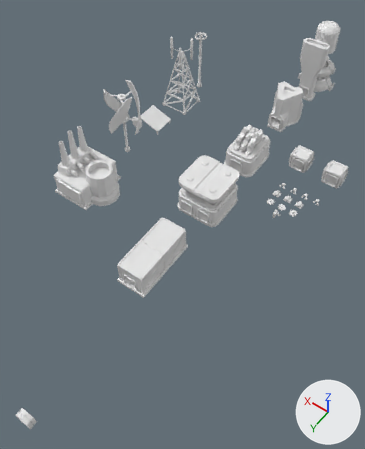
What one commit did to the FBX model Assets/FactoryFramework/Demo/Art/Models/DemoProps.fbx.
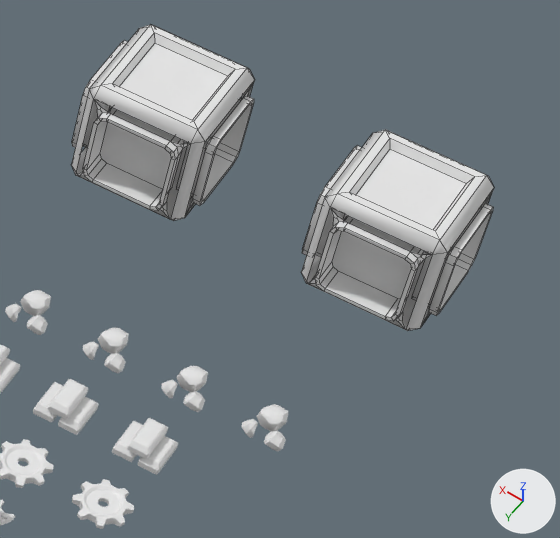
The first picture shows the older version from a 50 mm camera at (-13.5, 31.4, 30.6) aimed at (0.2, 12.2, 0.4). The close-ups show the older and then the newer version on the part from 76% to 98% of the width and 32% to 49% of the height of that picture. Only the edits that show in the close-ups are written down. Every picture has the same lights, and +X, +Y and +Z are marked at lower right. The close-ups show mesh edges as thin lines. Where no turn or scale is listed for an object, it has been applied to the vertices. Vertices at exactly the same position are counted once.

Names of what the first close-up shows: 'Alien Metal Ingot', 'Ingot Copper', 'Machine Part Alien Metal', 'Machine Part Copper', 'Merger', 'Raw Alien Metal', 'Raw Coal', 'Raw Mineral Copper', 'Raw Mineral Iron', 'Splitter' and 2 more.
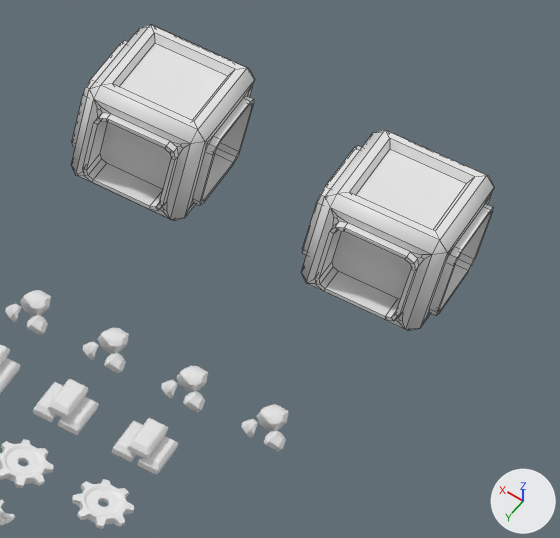
Pixel boxes (x1, y1, x2, y2) of what changed, in the close-ups (560 x 538 px):
part 1 of me_cube_001, added: after (76, 81, 254, 219)
part 2 of me_cube_005, added: after (306, 188, 494, 329)

Patch to the scene script:
```diff
--- a/Assets/FactoryFramework/Demo/Art/Models/DemoProps.fbx.py
+++ b/Assets/FactoryFramework/Demo/Art/Models/DemoProps.fbx.py
@@ me_cube_001 @@
 # used by ob_merger; location = (-4.0, 1.0, 0.0)
-me_cube_001.from_pydata(...)  # 272 vertices, 226 faces; spans x -0.84..0.84, y -0.84..0.84, z 0.0..1.5
+me_cube_001.from_pydata(...)  # 272 vertices, 242 faces; spans x -0.84..0.84, y -0.84..0.84, z 0.0..1.5
+# me_cube_001 part 1
+# 16 new faces join them
 me_cube_001.materials.append(mat_material)
@@ me_cube_005 @@
 # used by ob_splitter; location = (-7.0, 1.0, 0.0)
-me_cube_005.from_pydata(...)  # 272 vertices, 226 faces; spans x -0.84..0.84, y -0.84..0.84, z 0.0..1.5
+me_cube_005.from_pydata(...)  # 272 vertices, 242 faces; spans x -0.84..0.84, y -0.84..0.84, z 0.0..1.5
+# me_cube_005 part 2
+# 16 new faces join them
 me_cube_005.materials.append(mat_material)
```
